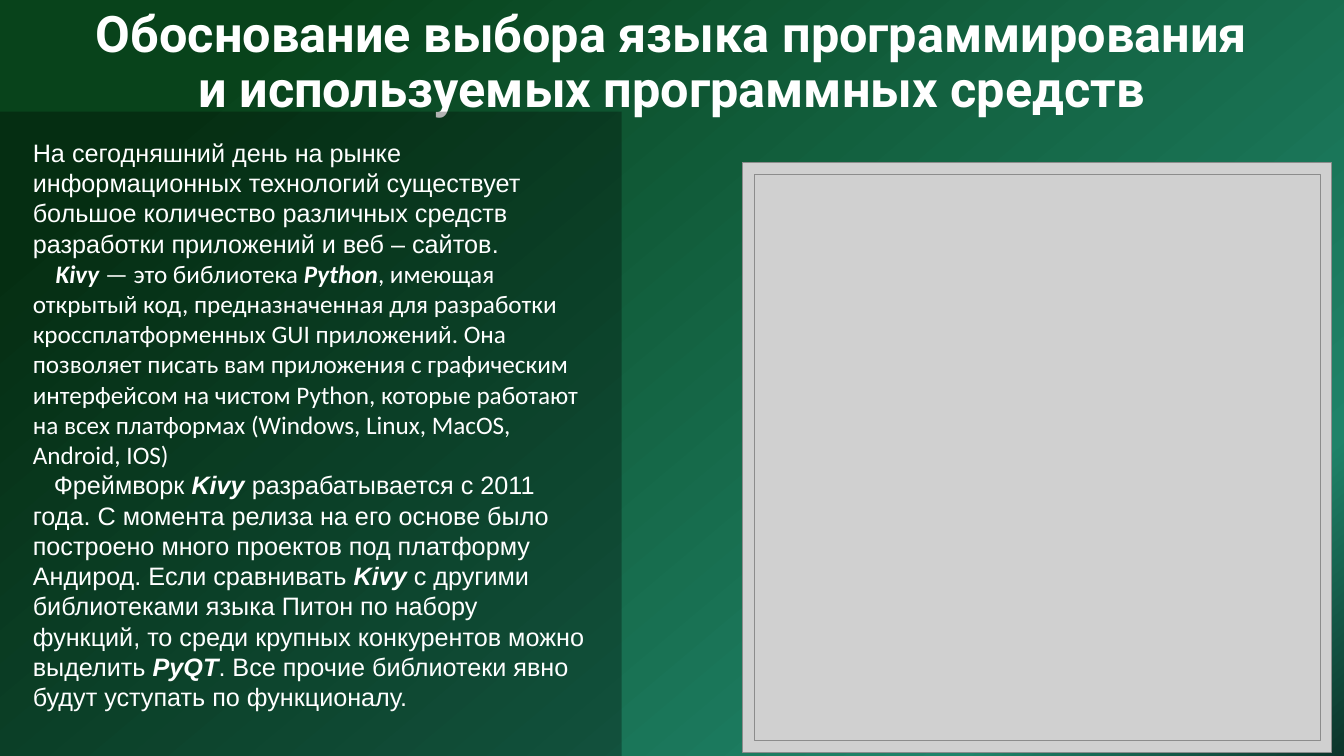
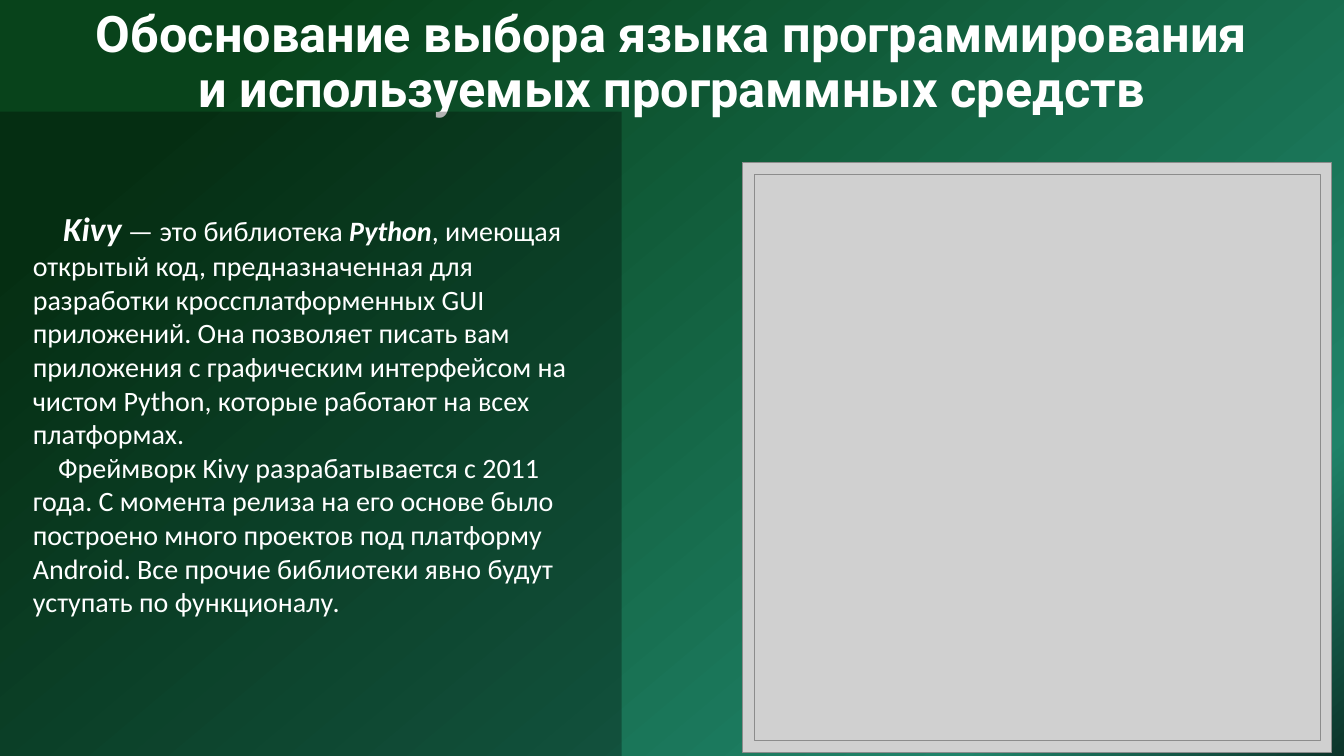
Before and after one commit to voronov-nikita/teplica-predprof, a slide deck: slide 3 of документация и презентация/Автоматизированная система удаленного управления теплицей.pptx. Drawn at 1344x756 pixels with LibreOffice and Linux fonts; fonts in the diff are those of the drawing; grey boxes stand for pictures. Boxes give left, top, right and bottom in pixels: in the first picture for what was removed or moved away, otherwise in the second. Text is boxed around its words. In the diff, an @@ line names an element or a change of style, - is before the commit and + after.

Commit message:
pptx

```diff
--- a/документация и презентация/Автоматизированная система удаленного управления теплицей.pptx
+++ b/документация и презентация/Автоматизированная система удаленного управления теплицей.pptx
@@ text at [33, 217, 566, 617]: text changed; size 18 to 20 pt; font Arial to Calibri @@
-На сегодняшний день на рынке информационных технологий существует большое количество различных средств разработки приложений и веб – сайтов.
-Kivy — это библиотека Python, имеющая открытый код, предназначенная для разработки кроссплатформенных GUI приложений. Она позволяет писать вам приложения с графическим интерфейсом на чистом Python, которые работают на всех платформах (Windows, Linux, MacOS, Android, IOS)
-Фреймворк Kivy разрабатывается с 2011 года. С момента релиза на его основе было построено много проектов под платформу Андирод. Если сравнивать Kivy с другими библиотеками языка Питон по набору функций, то среди крупных конкурентов можно выделить PyQT. Все прочие библиотеки явно будут уступать по функционалу.
+Kivy — это библиотека Python, имеющая открытый код, предназначенная для разработки кроссплатформенных GUI приложений. Она позволяет писать вам приложения с графическим интерфейсом на чистом Python, которые работают на всех платформах.
+Фреймворк Kivy разрабатывается с 2011 года. С момента релиза на его основе было построено много проектов под платформу Android. Все прочие библиотеки явно будут уступать по функционалу.
```
Also in this commit, not shown: 1 other slide changed, 1 slide added, 1 slide removed.
